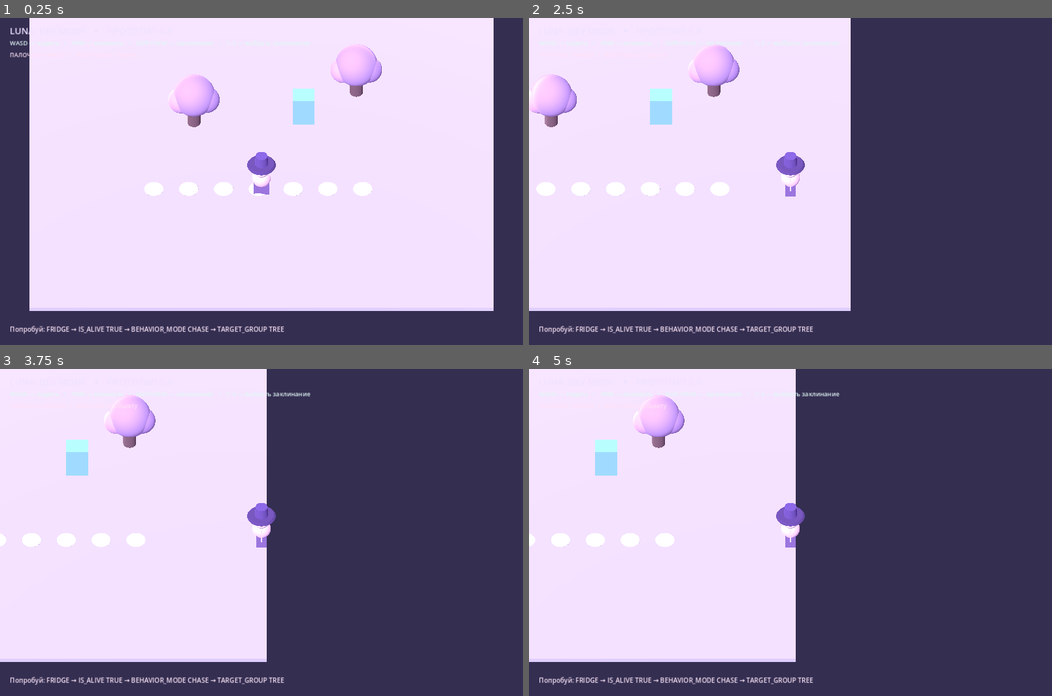
Above: before the commit, frames 1-4 (two rows, left to right).
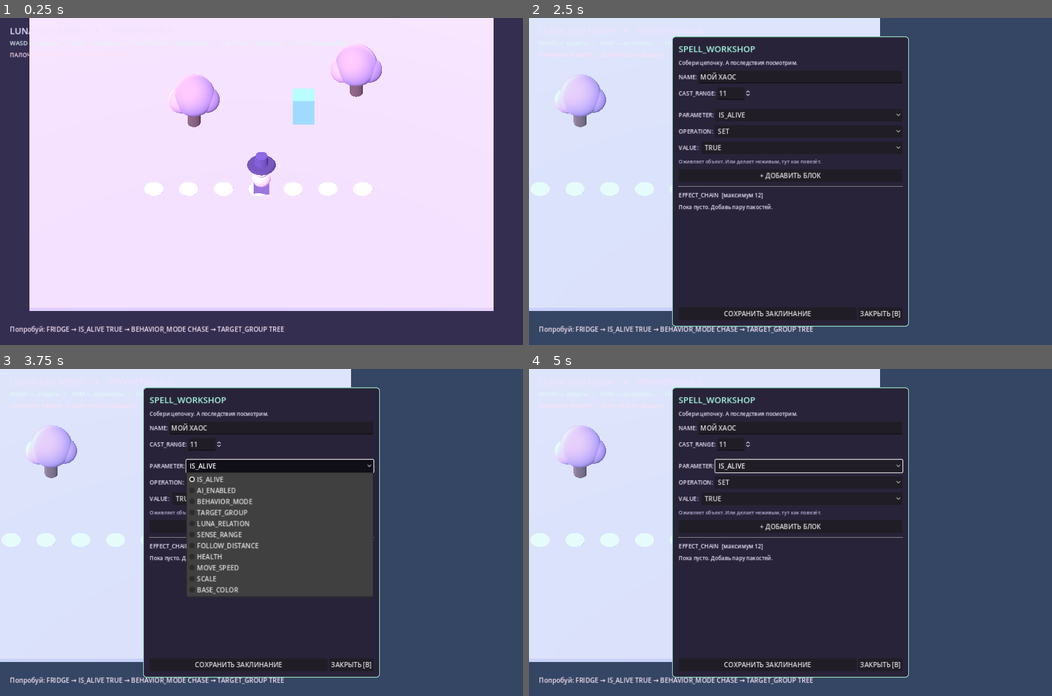
Above: after the commit, the same moments.

Repository: 0ri-space-cat/luna-dev-mode
Game: Godot game, scene res://scenes/main.tscn
Same seed, same stepped clock (60 frames per second), same inputs: the game is played once before the commit and once after it.
Inputs (mouse positions are in pixels of both pictures, inside the frame that each line leads up to):
- Up to frame 1 (0.25 s): no input
- Up to frame 2 (2.5 s): tap Enter at 0.5 s; move the mouse to (905, 165) at 0.52 s; hold D (move_right) 0.53-1.25 s; tap 1 at 0.6 s; click (905, 165) at 0.67 s; tap 9 at 0.8 s; drag from (685, 197) to (764, 246) at 1.27 s; tap Space at 2 s; move the mouse to (842, 109) at 2.02 s; hold D (move_right) from 2.03 s (still down); tap Tab at 2.1 s; tap B at 2.3 s
- Up to frame 3 (3.75 s): release D (move_right) at 2.75 s; drag from (235, 597) to (104, 483) at 2.77 s; click (282, 467) at 3.5 s, where only the run after the commit has a clickable "IS_ALIVE"
- Up to frame 4 (5 s): click (806, 483) at 4.25 s, where only the run after the commit has a clickable "SET"

The runs differ from the first frame. In frame 2, 58% of the frame differs, in the area x 0-73%, y 0-95%; in frame 3, 49%; in frame 4, 51%.

Commit message:
feat: open recipe workshop with B and cast saved custom spells

Diff:
--- a/scripts/main.gd
+++ b/scripts/main.gd
@@ -14,6 +14,8 @@
 const RelationshipService = preload("res://scripts/core/relationship_service.gd")
 const ProfileService = preload("res://scripts/core/profile_service.gd")
 const SpellService = preload("res://scripts/core/spell_service.gd")
+const SpellWorkshopService = preload("res://scripts/core/spell_workshop_service.gd")
+const SpellWorkshop = preload("res://scripts/spell_workshop.gd")
 
 var luna: CharacterBody3D
 var camera: Camera3D
@@ -30,6 +32,8 @@
 var relationship_service
 var profile_service
 var spell_service
+var spell_workshop_service
+var spell_workshop_panel
 var selected_spell_id := "AWAKEN"
 var pending_spell_cast := false
 var spell_hint_label: Label
@@ -49,6 +53,10 @@
 	event_bus = EventBus.new()
 	effect_engine = EffectEngine.new(world_registry, command_processor, relationship_service)
 	spell_service = SpellService.new(world_registry, effect_engine)
+	spell_workshop_service = SpellWorkshopService.new(parameter_registry, spell_service)
+	if spell_workshop_service.has_library():
+		if not spell_workshop_service.load_library():
+			push_warning("Spell recipes could not be loaded: %s" % spell_workshop_service.last_error)
 	rule_engine = RuleEngine.new(effect_engine)
 	save_service = SaveService.new()
 	profile_service = ProfileService.new()
@@ -85,12 +93,20 @@
 
 func _unhandled_input(event: InputEvent) -> void:
 	if event is InputEventKey and event.pressed and not event.echo:
-		if event.keycode in [KEY_1, KEY_2, KEY_3]:
+		if event.keycode >= KEY_1 and event.keycode <= KEY_9:
 			var index: int = int(event.keycode) - int(KEY_1)
 			var spell_ids: Array[String] = spell_service.list_spell_ids()
 			if index >= 0 and index < spell_ids.size():
 				selected_spell_id = spell_ids[index]
 				_update_spell_hint()
+			get_viewport().set_input_as_handled()
+			return
+		if event.keycode == KEY_TAB:
+			_select_next_spell()
+			get_viewport().set_input_as_handled()
+			return
+		if event.keycode == KEY_B:
+			_open_workshop()
 			get_viewport().set_input_as_handled()
 			return
 		if event.keycode == KEY_J:
@@ -321,14 +337,14 @@
 	layer.add_child(pause_tint)
 
 	var header := Label.new()
-	header.text = "LUNA: DEV MODE   ✦   ПРОТОТИП 0.8"
+	header.text = "LUNA: DEV MODE   ✦   ПРОТОТИП 0.9"
 	header.position = Vector2(24, 16)
 	header.add_theme_font_size_override("font_size", 22)
 	header.add_theme_color_override("font_color", Color("efe2ff"))
 	layer.add_child(header)
 
 	var instructions := Label.new()
-	instructions.text = "WASD — ходить   •   ЛКМ — взломать   •   Shift+ЛКМ — заклинание   •   1–3 — выбрать заклинание"
+	instructions.text = "WASD — ходить   •   ЛКМ — взломать   •   Shift+ЛКМ — колдовать   •   1–9 / Tab — выбрать   •   B — конструктор"
 	instructions.position = Vector2(24, 50)
 	instructions.add_theme_font_size_override("font_size", 15)
 	instructions.add_theme_color_override("font_color", Color("e0f7f4"))
@@ -388,6 +404,13 @@
 	editor.configure(parameter_registry, command_processor)
 	editor.closed.connect(_close_editor)
 
+	spell_workshop_panel = SpellWorkshop.new()
+	layer.add_child(spell_workshop_panel)
+	spell_workshop_panel.configure(parameter_registry, spell_workshop_service)
+	spell_workshop_panel.closed.connect(_close_workshop)
+	spell_workshop_panel.spell_created.connect(_on_custom_spell_created)
+
+
 
 func _try_select(mouse_position: Vector2, casting: bool = false) -> void:
 	var from := camera.project_ray_origin(mouse_position)
@@ -494,3 +517,38 @@
 		return
 	var spell: Dictionary = spell_service.get_spell(selected_spell_id)
 	spell_hint_label.text = "ПАЛОЧКА: %s  |  Shift+ЛКМ по объекту" % str(spell.get("label", selected_spell_id))
+
+
+func _open_workshop() -> void:
+	if not is_instance_valid(spell_workshop_panel) or (is_instance_valid(editor) and editor.visible):
+		return
+	if is_instance_valid(journal_panel):
+		journal_panel.visible = false
+	pause_tint.visible = true
+	spell_workshop_panel.show_workshop()
+	get_tree().paused = true
+
+
+func _close_workshop() -> void:
+	if not is_instance_valid(spell_workshop_panel):
+		return
+	spell_workshop_panel.visible = false
+	if not (is_instance_valid(editor) and editor.visible):
+		pause_tint.visible = false
+		get_tree().paused = false
+
+
+func _on_custom_spell_created(spell_id: String) -> void:
+	selected_spell_id = spell_id
+	_update_spell_hint()
+	_close_workshop()
+	_show_checkpoint_message("ГОТОВО: %s. ПРОБУЙ Shift+ЛКМ!" % spell_id)
+
+
+func _select_next_spell() -> void:
+	var ids: Array[String] = spell_service.list_spell_ids()
+	if ids.is_empty():
+		return
+	var index: int = ids.find(selected_spell_id)
+	selected_spell_id = ids[(index + 1) % ids.size()]
+	_update_spell_hint()
